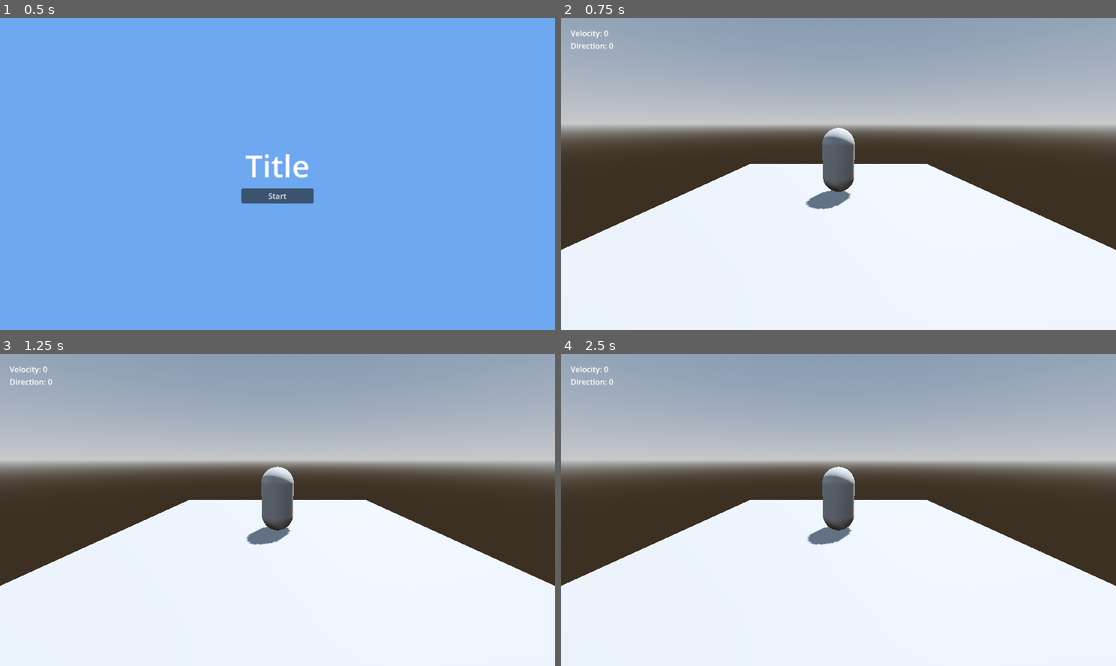
Above: before the commit, frames 1-4 (two rows, left to right).
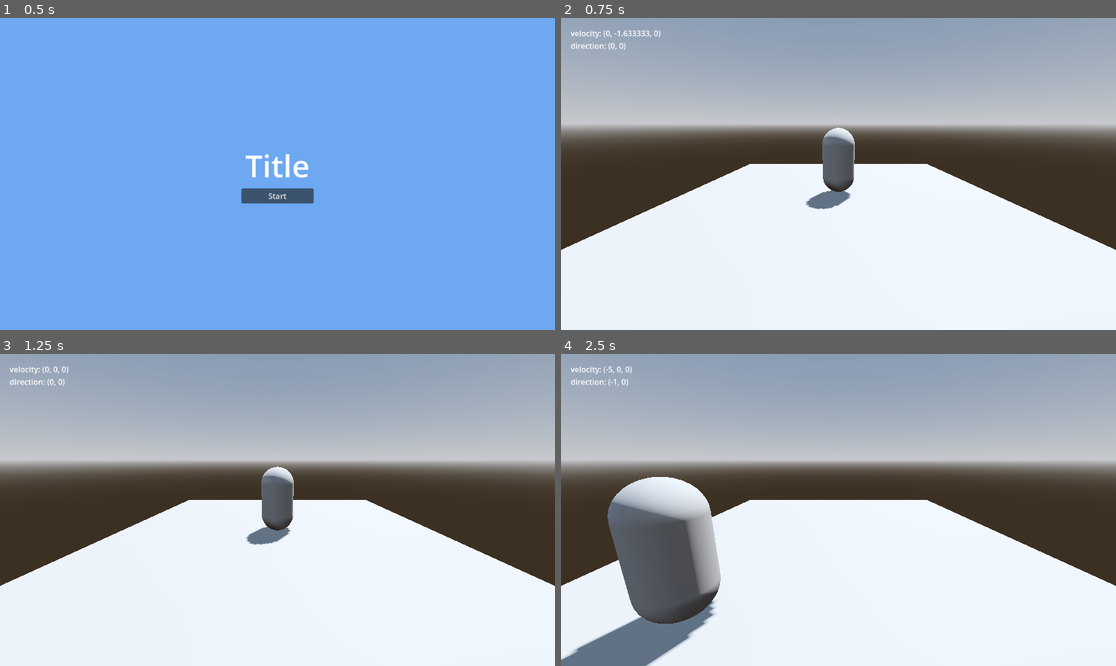
Above: after the commit, the same moments.

Repository: Soup-5/The-Greatest-Game
Game: Godot game, scene res://scenes/main_menu.tscn
Two runs of this game, one before a commit and one after it. Both use one fixed random seed, a clock stepped at 60 frames per second and the inputs below.
Inputs:
- Up to frame 1 (0.5 s): no input
- Up to frame 2 (0.75 s): click "Start" at 0.5 s
- Up to frame 3 (1.25 s): no input
- Up to frame 4 (2.5 s): tap Enter at 1.25 s; hold D (move_right) 1.28-2.03 s; hold S (move_backward) from 2.03 s (still down)

Frame 1 is identical in both runs. In frame 2, 0.2% of the frame differs, in the area x 1-18%, y 4-11%; in frame 3, 0.2%; in frame 4, 11%, in the area x 0-53%, y 4-100%.

Commit message:
add debug stats

Diff:
--- a/scenes/game.tscn
+++ b/scenes/game.tscn
@@ -1,6 +1,7 @@
-[gd_scene load_steps=7 format=3 uid="uid://drpgjtks1yf2a"]
+[gd_scene load_steps=8 format=3 uid="uid://drpgjtks1yf2a"]
 
 [ext_resource type="PackedScene" uid="uid://cwdvbxqdw7jru" path="res://scenes/player.tscn" id="1_bo43e"]
+[ext_resource type="Script" path="res://scripts/debug.gd" id="2_3ui15"]
 
 [sub_resource type="ProceduralSkyMaterial" id="ProceduralSkyMaterial_dvhc8"]
 sky_horizon_color = Color(0.64625, 0.65575, 0.67075, 1)
@@ -53,6 +54,7 @@
 grow_vertical = 2
 theme_override_constants/margin_left = 20
 theme_override_constants/margin_top = 20
+script = ExtResource("2_3ui15")
 
 [node name="Stats" type="Label" parent="Debug Menu"]
 layout_mode = 2
--- a/scenes/player.tscn
+++ b/scenes/player.tscn
@@ -1,6 +1,6 @@
 [gd_scene load_steps=4 format=3 uid="uid://cwdvbxqdw7jru"]
 
-[ext_resource type="Script" path="res://scenes/player.gd" id="1_nnwt3"]
+[ext_resource type="Script" path="res://scripts/player.gd" id="1_nnwt3"]
 
 [sub_resource type="CapsuleMesh" id="CapsuleMesh_a4kpj"]
 
--- /dev/null
+++ b/scripts/debug.gd
@@ -0,0 +1,7 @@
+extends MarginContainer
+
+@onready var player := $'../Player'
+@onready var label := $Stats
+
+func _process(_delta: float) -> void:
+	label.text = 'velocity: '+(str(player.velocity))+'\ndirection: '+(str(player.dir))
--- a/scenes/player.gd
+++ b/scripts/player.gd
@@ -5,8 +5,11 @@
 @export var move_speed: float = 5.0
 @export var jump_force: float = 5.0
 
+var dir: Vector2
+
 func _physics_process(delta: float) -> void:
 	velocity.y += -gravity * delta
-	var dir := Input.get_vector('move_backward', 'move_forward', 'move_left', 'move_right')
-	print(dir)
+	dir = Input.get_vector('move_backward', 'move_forward', 'move_left', 'move_right')
+	velocity.x = dir.x * move_speed
+	velocity.z = dir.y * move_speed
 	move_and_slide()
